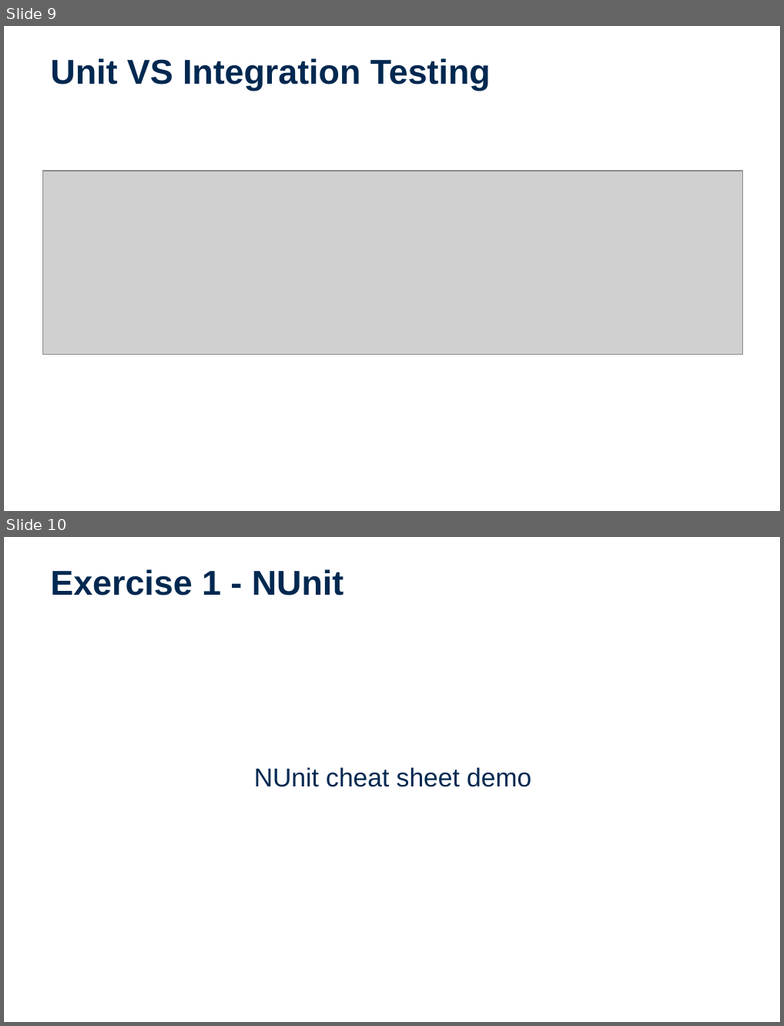
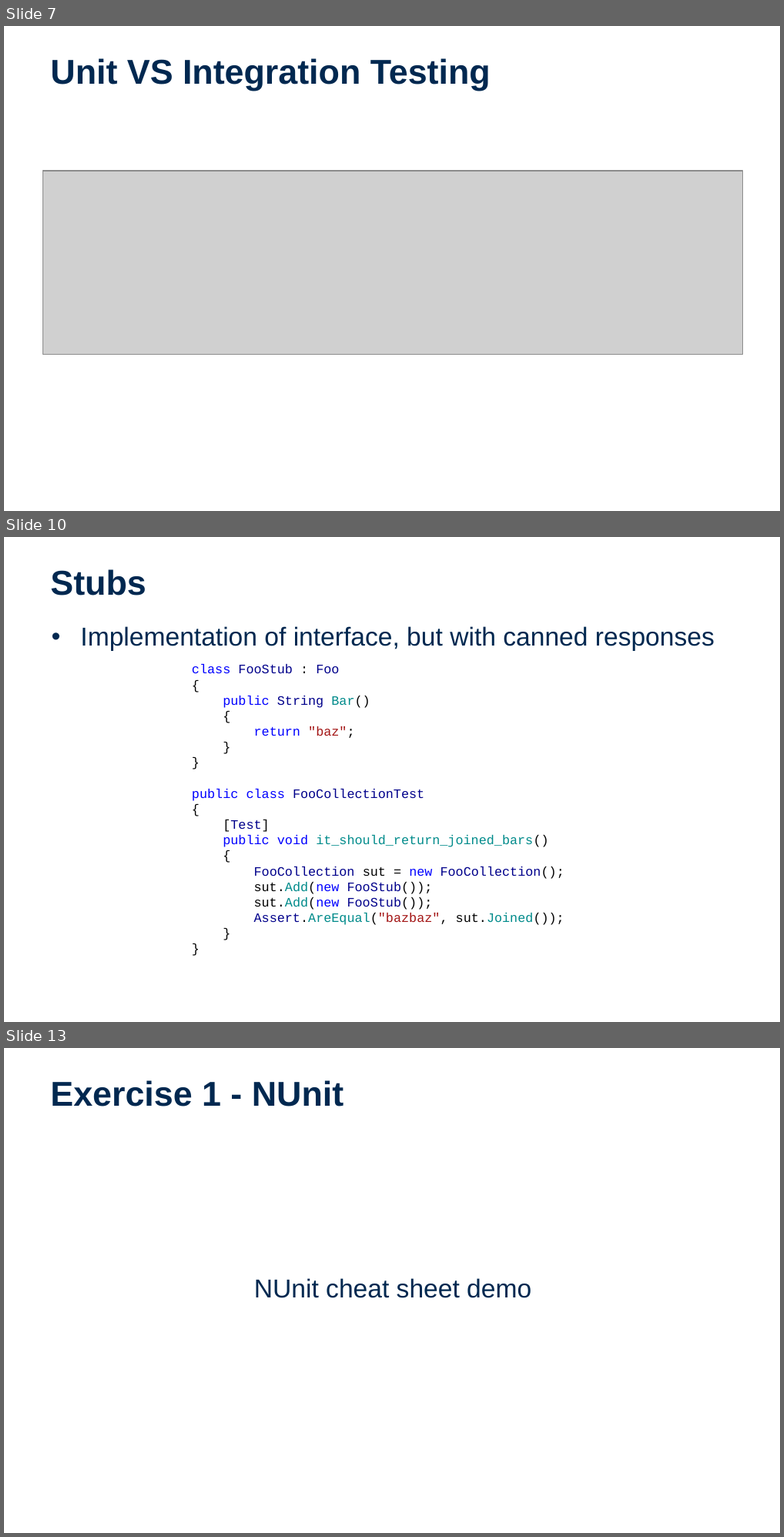
Before and after one commit to EntelectCodeDojo/Testing, a slide deck: CodeDojo-UnitTesting.pptx. Shown one above the other, each under a label of ours: slides 9 and 10 before the commit, slides 7, 10 and 13 after it; the slides between them are not shown. The pictures are 784x1026 and 784x1537 pixels, drawn with LibreOffice and Linux fonts; fonts in the diff are those of the drawing; grey boxes stand for pictures; background and template pictures are left out. Boxes give left, top, right and bottom in pixels: in the first picture for what was removed or moved away, otherwise in the second. Text is boxed around its words. In the diff, an @@ line names an element or a change of style, - is before the commit and + after.

```diff
--- a/CodeDojo-UnitTesting.pptx
+++ b/CodeDojo-UnitTesting.pptx
@@ slide 10 added at box(4, 537, 780, 1022), background #FFFFFF @@
@@ title added at box(50, 569, 146, 596), 32 pt, text #002850, bold @@
+Stubs
@@ text added at box(80, 626, 715, 651), 24 pt, text #002850 @@
+• Implementation of interface, but with canned responses
@@ text added at box(192, 664, 565, 925), 12 pt, text #00008B @@
+class FooStub : Foo
+{
+public String Bar()
+{
+return "baz";
+}
+}
+public class FooCollectionTest
+{
+[Test]
+public void it_should_return_joined_bars()
+{
+FooCollection sut = new FooCollection();
+sut.Add(new FooStub());
+sut.Add(new FooStub());
+Assert.AreEqual("bazbaz", sut.Joined());
+}
+}
@@ what was slide 9 is now slide 7 @@
@@ what was slide 10 is now slide 13 @@
```
Also in this commit, not shown: 4 slides changed, 4 other slides added, 2 slides removed.
